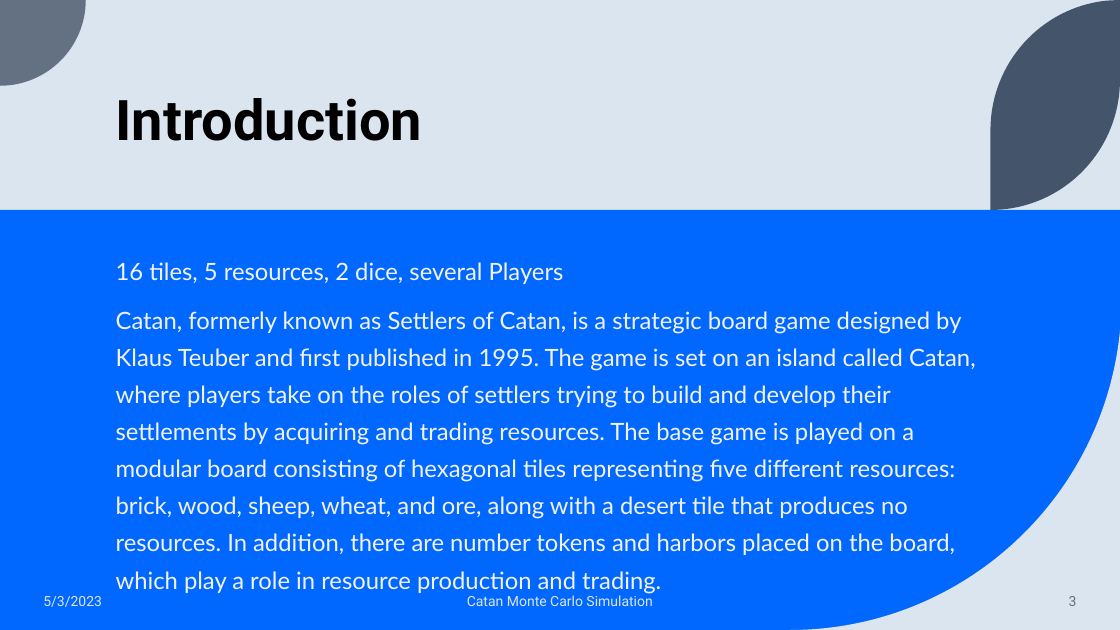
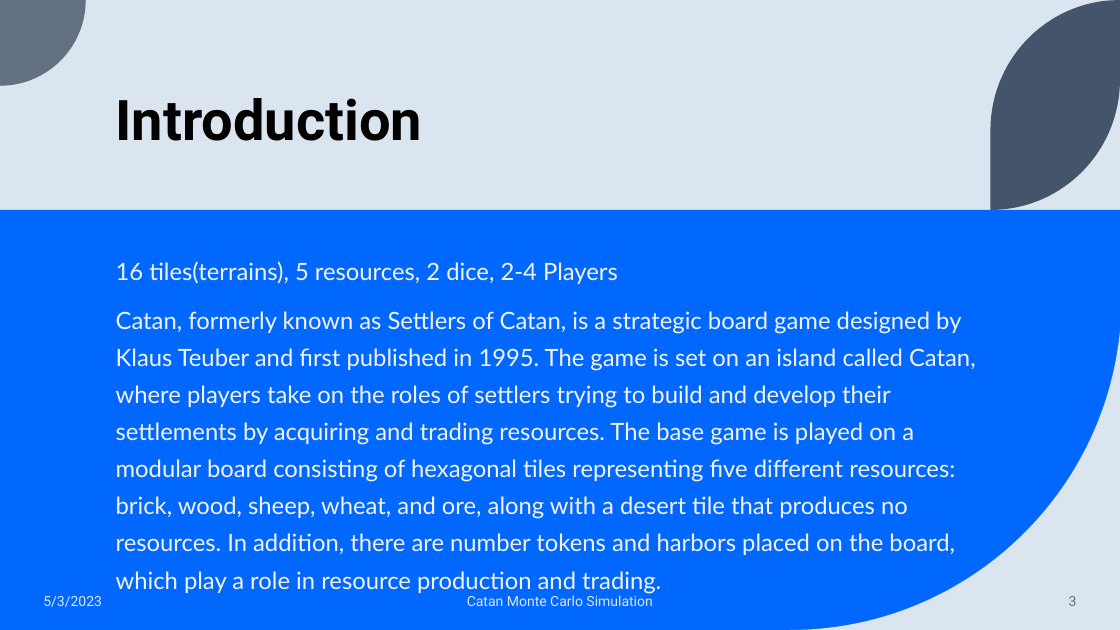
Before and after one commit to S1monXuan/2023Spr_projects_catan_simulation, a slide deck: slide 3 of Monte_Carlo_Simulation_597.pptx. Drawn at 1120x630 pixels with LibreOffice and Linux fonts; fonts in the diff are those of the drawing. Boxes give left, top, right and bottom in pixels: in the first picture for what was removed or moved away, otherwise in the second. Text is boxed around its words. In the diff, an @@ line names an element or a change of style, - is before the commit and + after.

```diff
--- a/Monte_Carlo_Simulation_597.pptx
+++ b/Monte_Carlo_Simulation_597.pptx
@@ text at (116, 261, 618, 284): text changed @@
-16 tiles, 5 resources, 2 dice, several Players
+16 tiles(terrains), 5 resources, 2 dice, 2-4 Players
```
Also in this commit, not shown: 4 other slides changed.
